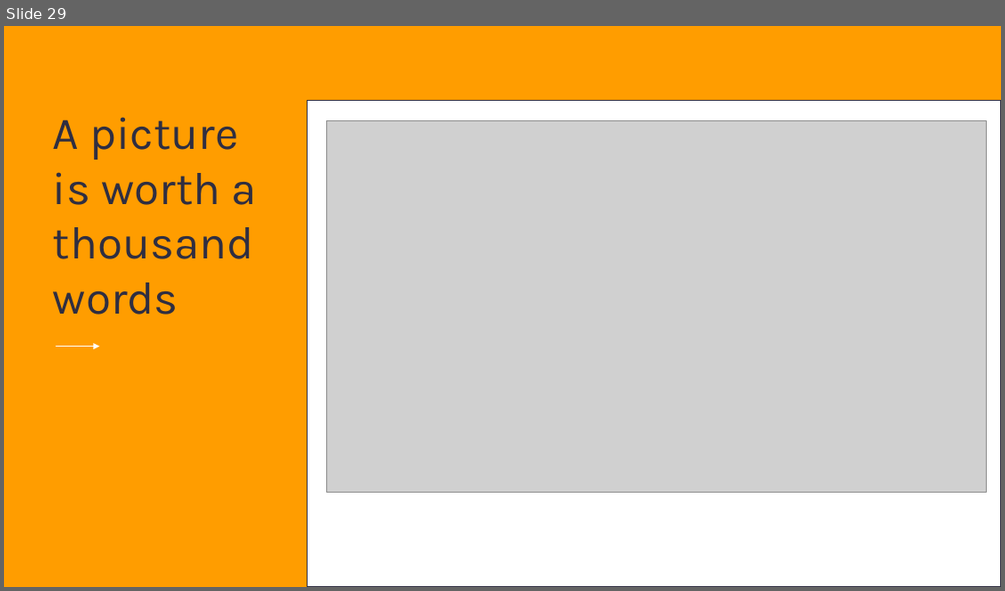
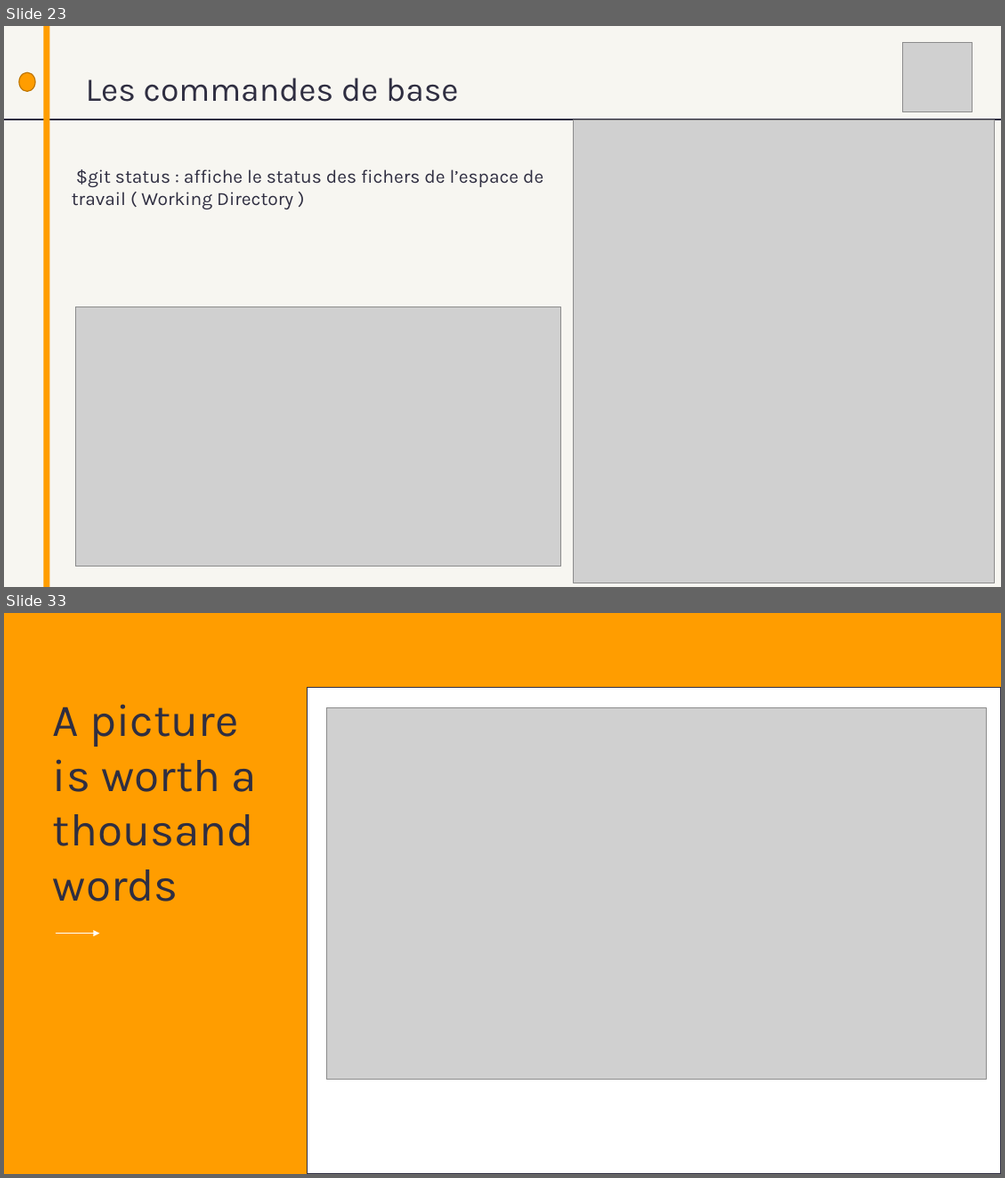
Before and after one commit to AbdessamadAbdaoui/Presentation_Git, a slide deck: presentation_Git.pptx. Shown one above the other, each under a label of ours: slide 29 before the commit, slides 23 and 33 after it; the slides between them are not shown. The pictures are 1005x591 and 1005x1178 pixels, drawn with LibreOffice and Linux fonts; fonts in the diff are those of the drawing; grey boxes stand for pictures. Boxes give left, top, right and bottom in pixels: in the first picture for what was removed or moved away, otherwise in the second. Text is boxed around its words. In the diff, an @@ line names an element or a change of style, - is before the commit and + after.

```diff
--- a/presentation_Git.pptx
+++ b/presentation_Git.pptx
@@ slide 23 added at [4, 26, 1001, 587], background #F7F6F1 @@
@@ rectangle added at [44, 26, 49, 587], fill #FF9D00 @@
@@ picture added at [902, 42, 971, 112] @@
@@ ellipse added at [19, 72, 35, 91], fill #FF9D00, outline #BF7600 1 pt @@
@@ text added at [86, 78, 458, 102], 32 pt, text #2F2E41 @@
+Les commandes de base
@@ rectangle added at [902, 97, 917, 100], fill #FF9D00 @@
@@ line added from (4, 119) to (1001, 119), #2F2E41 1 pt @@
@@ line added from (573, 120) to (575, 582), #2F2E41 1 pt @@
@@ picture added at [573, 119, 995, 582] @@
@@ text added at [72, 169, 543, 209], 18 pt, text #2F2E41 @@
+$git status : affiche le status des fichers de l’espace de travail ( Working Directory )
@@ picture added at [75, 306, 560, 566] @@
@@ what was slide 29 is now slide 33 @@
```
Also in this commit, not shown: 1 slide changed, 29 other slides added, 26 slides removed.
